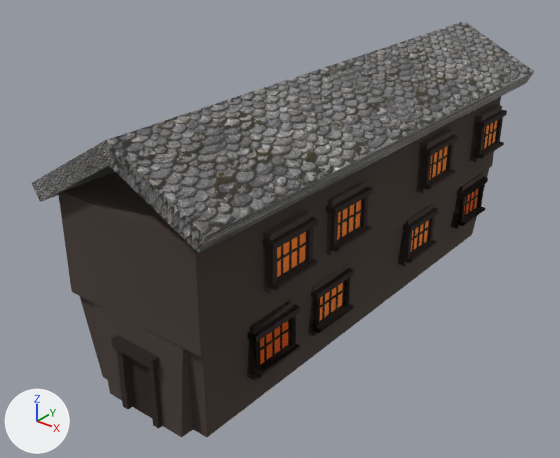
One commit to the glTF model resource/geometries/tavern.glb: the scene before it, then after it.
One viewpoint serves both versions: a camera (50 mm lens) standing at (4.98, -7.06, 5.07) and looking at (-0.34, -0.41, 0.94). The lights are fixed; the arrows at lower left show +X, +Y and +Z. Where no turn or scale is listed for an object, it has been applied to the vertices.

Script lines for the objects in view, before the commit:
```python
me_cube_005 = bpy.data.meshes.new('Cube.005')
me_cube_005.from_pydata(...)  # 16 vertices, 24 faces; spans x -1.72..0.6, y -3.28..3.28, z -0.51..0.36
me_cube_005.materials.append(mat_roof_tiles)
me_object3_003 = bpy.data.meshes.new('object3.003')
me_object3_003.from_pydata(...)  # 2160 vertices, 4264 faces; spans x -1.23..1.04, y -3.1..3.16, z -0.32..1.92
# faces by material slot: [3683, 543, 38]
me_object3_003.materials.append(mat_wood_darker)  # black #291d1a
me_object3_003.materials.append(mat_stucco)  # dark grey #6e635d
me_object3_003.materials.append(mat_window)  # orange #ffb35a
ob_cube = bpy.data.objects.new('Cube', me_cube_005)
ob_cube.location = (0.5, 0.13, 2.54)
ob_object3_001 = bpy.data.objects.new('object3.001', me_object3_003)
ob_object3_001.location = (0.0, 0.0, 0.23)
```
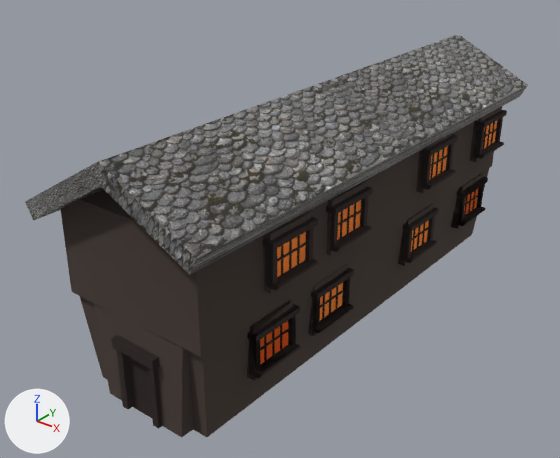
The newer file is also turned or shifted as a whole; pictures and numbers use the older file's frame.

Changed parts and their boxes (x1, y1, x2, y2) in the pictures (560 x 458 px):
'roof', added: after (25, 34, 528, 275)
'Cube', deleted: before (32, 21, 534, 253)

The change, as a diff of the scene's bpy script:
```diff
--- a/resource/geometries/tavern.glb.py
+++ b/resource/geometries/tavern.glb.py
@@ me_cube_005_1 @@
+me_cube_005_1.from_pydata(...)  # 16 vertices, 24 faces; spans x -1.72..0.6, y -3.28..3.28, z -0.51..0.36
+me_cube_005_1.materials.append(mat_roof_tiles)
@@ ob_cube @@
-ob_cube = bpy.data.objects.new('Cube', me_cube_005)
-ob_cube.location = (0.5, 0.13, 2.54)
@@ ob_roof @@
+ob_roof = bpy.data.objects.new('roof', me_cube_005_1)
+ob_roof.location = (0.47, 0.05, 2.36)
```
